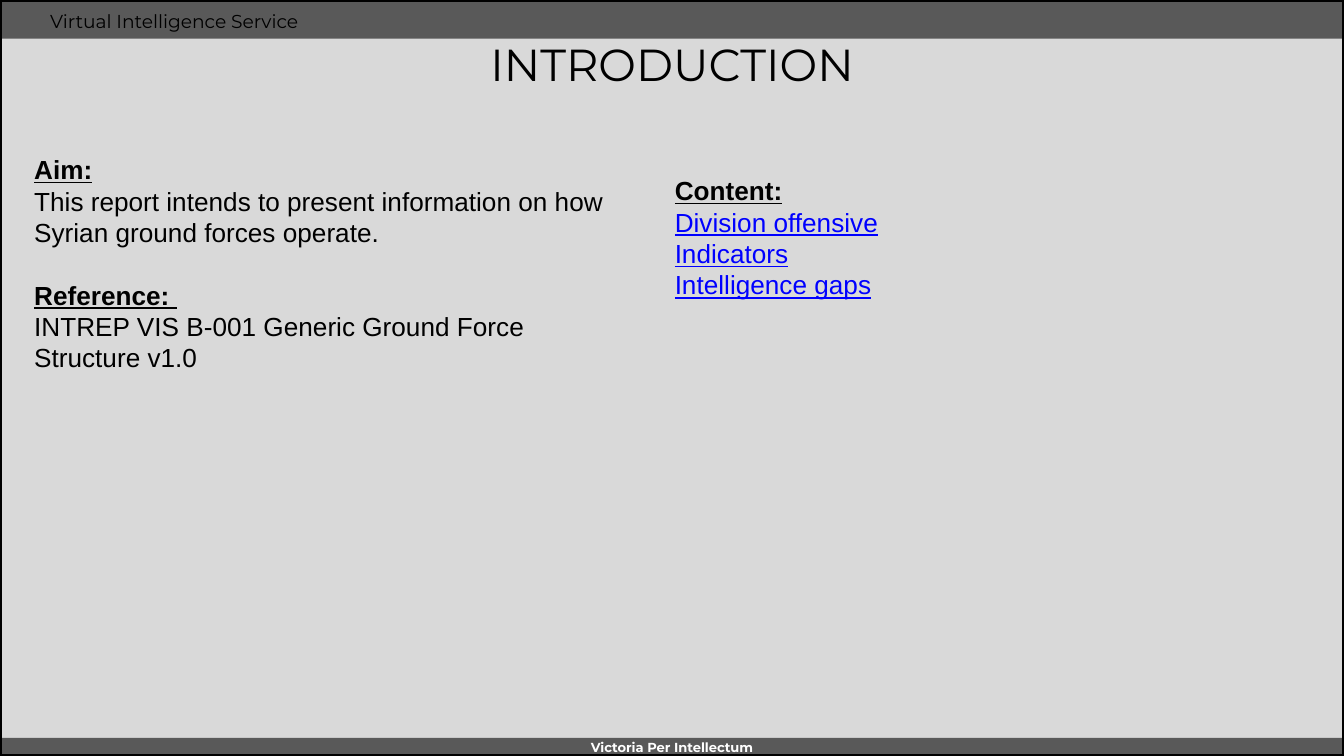
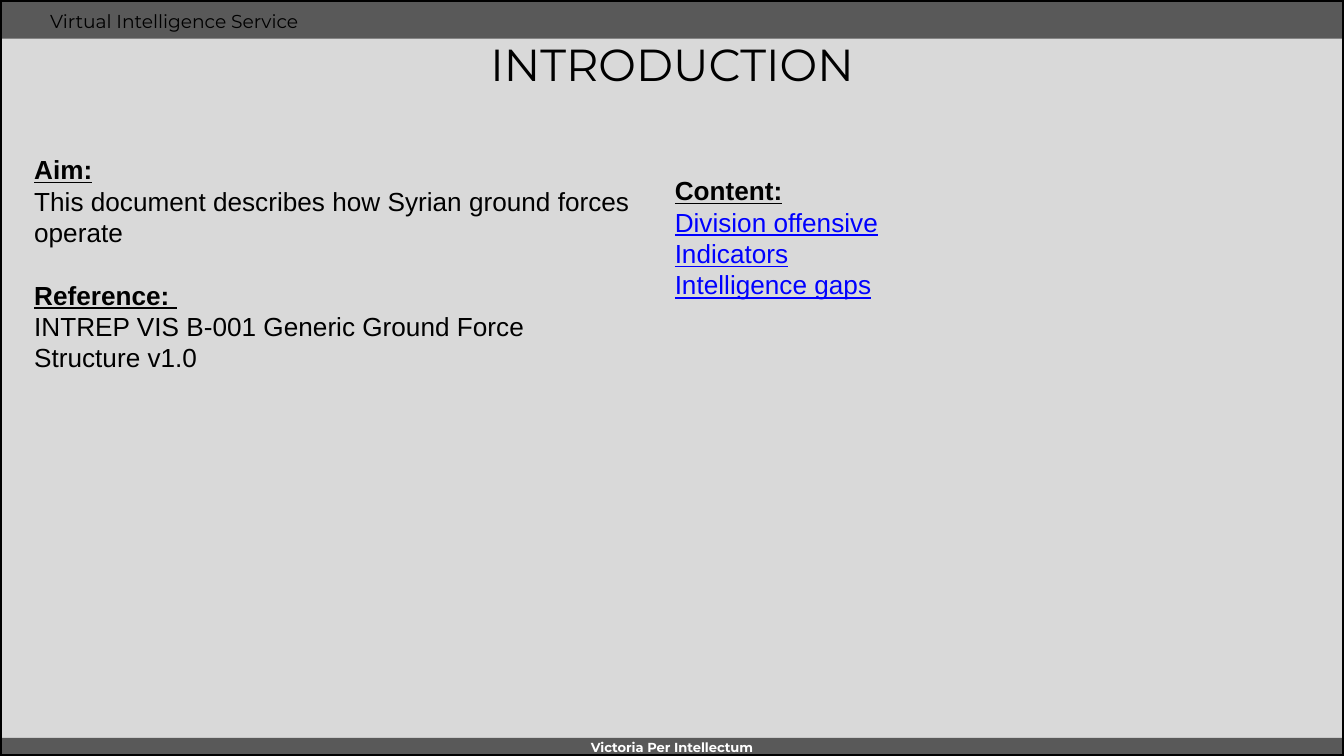
Before and after one commit to 132nd-vWing/VIS, a slide deck: slide 2 of OPAR/INTREP VIS OPAR-001 - Syrian ground combat tactics.pptx. Drawn at 1344x756 pixels with LibreOffice and Linux fonts; fonts in the diff are those of the drawing; background and template pictures are left out. Boxes give left, top, right and bottom in pixels: in the first picture for what was removed or moved away, otherwise in the second. Text is boxed around its words. In the diff, an @@ line names an element or a change of style, - is before the commit and + after.

```diff
--- a/OPAR/INTREP VIS OPAR-001 - Syrian ground combat tactics.pptx
+++ b/OPAR/INTREP VIS OPAR-001 - Syrian ground combat tactics.pptx
@@ text at [34,192,629,248]: text changed @@
-This report intends to present information on how Syrian ground forces operate.
+This document describes how Syrian ground forces operate
```
Also in this commit, not shown: 3 slides added, 1 slide removed.
